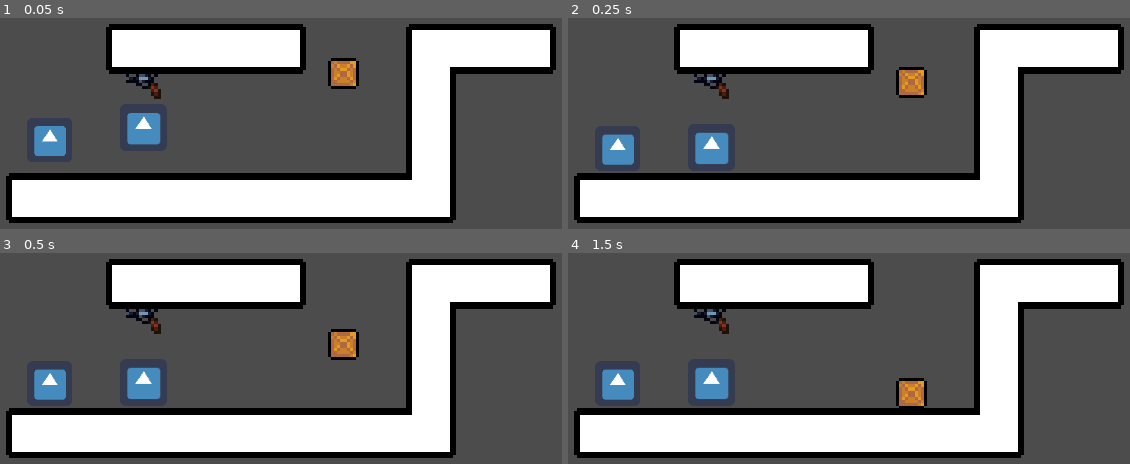
Above: before the commit, frames 1-4 (two rows, left to right).
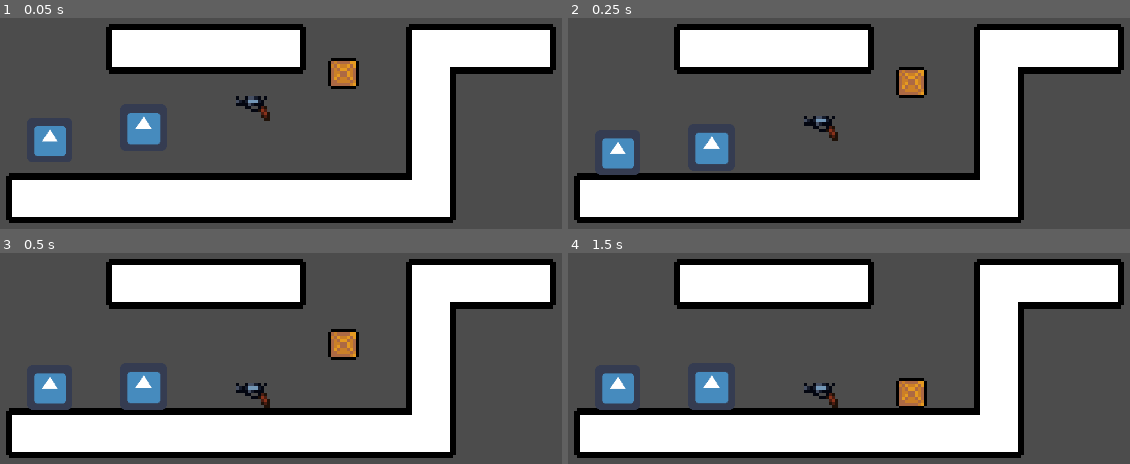
Above: after the commit, the same moments.

Repository: Cuber01/saturday-night-special
Game: Godot game, scene res://scenes/Main.tscn
Two runs of this game, one before a commit and one after it. Both use one fixed random seed, a clock stepped at 60 frames per second and the inputs below. The engine's default icon, where the game draws it, is replaced by a stand-in: a white triangle on a blue panel in a dark square.
Inputs:
- Up to frame 1 (0.05 s): no input
- Up to frame 2 (0.25 s): no input
- Up to frame 3 (0.5 s): no input
- Up to frame 4 (1.5 s): tap Enter at 1.25 s

The runs differ from the first frame. In frame 1, 0.6% of the frame differs, in the area x 22-49%, y 26-49%; in frame 2, 1.1%; in frame 3, 1.5%, in the area x 5-49%, y 26-75%; in frame 4, 1.5%.
Error before the commit: Invalid call. Nonexistent function 'colliding' in base 'Area2D'. (res://scenes/Pistol.gd:31)

Commit message:
Working on a pickup system

Diff:
--- a/project.godot
+++ b/project.godot
@@ -132,6 +132,21 @@
 "events": [ Object(InputEventJoypadMotion,"resource_local_to_scene":false,"resource_name":"","device":0,"axis":1,"axis_value":1.0,"script":null)
  ]
 }
+pickup_p1={
+"deadzone": 0.5,
+"events": [ Object(InputEventKey,"resource_local_to_scene":false,"resource_name":"","device":0,"alt":false,"shift":false,"control":false,"meta":false,"command":false,"pressed":false,"scancode":0,"physical_scancode":88,"unicode":0,"echo":false,"script":null)
+ ]
+}
+pickup_p2={
+"deadzone": 0.5,
+"events": [ Object(InputEventJoypadButton,"resource_local_to_scene":false,"resource_name":"","device":0,"button_index":3,"pressure":0.0,"pressed":false,"script":null)
+ ]
+}
+
+[layer_names]
+
+2d_physics/layer_1="Ground"
+2d_physics/layer_2="Objects&Players"
 
 [physics]
 
--- a/scenes/Main.tscn
+++ b/scenes/Main.tscn
@@ -339,4 +339,6 @@
 player_index = 2
 
 [node name="Pistol" parent="." instance=ExtResource( 4 )]
-position = Vector2( 60, 99 )
+position = Vector2( 95, 107 )
+collision_layer = 2
+collision_mask = 1
--- a/scenes/PickupableObject.gd
+++ b/scenes/PickupableObject.gd
@@ -28,7 +28,4 @@
 	pass
 
 func handle_gravity(delta) -> void:
-	if not is_on_floor.colliding():
-		velocity.y += gravity_force * delta
-	else:
-		velocity.y = 0
+	velocity.y += gravity_force * delta
--- a/scenes/PickupableObject.tscn
+++ b/scenes/PickupableObject.tscn
@@ -1,18 +1,29 @@
-[gd_scene load_steps=4 format=2]
+[gd_scene load_steps=5 format=2]
 
 [ext_resource path="res://assets/img/missing-texture.png" type="Texture" id=1]
 [ext_resource path="res://scenes/PickupableObject.gd" type="Script" id=2]
 
 [sub_resource type="RectangleShape2D" id=1]
+extents = Vector2( 5, 0 )
+
+[sub_resource type="RectangleShape2D" id=2]
 extents = Vector2( 5.5, 4 )
 
 [node name="PickupableObject" type="KinematicBody2D"]
+collision_layer = 4
+collision_mask = 0
 script = ExtResource( 2 )
 
 [node name="CollisionShape2D" type="CollisionShape2D" parent="."]
+position = Vector2( 0, 8 )
 shape = SubResource( 1 )
 
 [node name="Sprite" type="Sprite" parent="."]
 texture = ExtResource( 1 )
 
-[node name="IsOnFloor" type="Area2D" parent="."]
+[node name="PickupZone" type="Area2D" parent="."]
+collision_layer = 2
+collision_mask = 0
+
+[node name="CollisionShape2D" type="CollisionShape2D" parent="PickupZone"]
+shape = SubResource( 2 )
--- a/scenes/Pistol.tscn
+++ b/scenes/Pistol.tscn
@@ -7,5 +7,8 @@
 [node name="Pistol" instance=ExtResource( 1 )]
 script = ExtResource( 3 )
 
+[node name="CollisionShape2D" parent="." index="0"]
+position = Vector2( 0, 4 )
+
 [node name="Sprite" parent="." index="1"]
 texture = ExtResource( 2 )
--- a/scenes/Player.tscn
+++ b/scenes/Player.tscn
@@ -7,11 +7,15 @@
 extents = Vector2( 29.8667, 29.8667 )
 
 [sub_resource type="RectangleShape2D" id=2]
-extents = Vector2( 8.53333, 2.13334 )
+extents = Vector2( 10, 2.86667 )
+
+[sub_resource type="RectangleShape2D" id=3]
+extents = Vector2( 29.8667, 29.8667 )
 
 [node name="Player" type="KinematicBody2D"]
 position = Vector2( 9.53674e-07, 9.53674e-07 )
 scale = Vector2( 0.234375, 0.234375 )
+collision_mask = 2
 script = ExtResource( 2 )
 
 [node name="CollisionShape2D" type="CollisionShape2D" parent="."]
@@ -22,11 +26,15 @@
 texture = ExtResource( 1 )
 
 [node name="IsOnFloor" type="Area2D" parent="."]
-position = Vector2( -4.06901e-06, 0 )
 
 [node name="CollisionShape2D" type="CollisionShape2D" parent="IsOnFloor"]
-position = Vector2( 1.21266e-12, 34 )
+position = Vector2( -4.06901e-06, 34.1333 )
 shape = SubResource( 2 )
 
-[connection signal="body_entered" from="IsOnFloor" to="." method="_on_IsOnFloor_body_entered"]
-[connection signal="body_exited" from="IsOnFloor" to="." method="_on_IsOnFloor_body_exited"]
+[node name="PickupZone" type="Area2D" parent="."]
+collision_layer = 0
+collision_mask = 2
+
+[node name="CollisionShape2D" type="CollisionShape2D" parent="PickupZone"]
+position = Vector2( -3.05176e-06, -3.05176e-06 )
+shape = SubResource( 3 )
--- a/src/Player.gd
+++ b/src/Player.gd
@@ -16,6 +16,7 @@
 var left_action: String
 var up_action: String
 var down_action: String
+var pickup_action: String
 
 # We're preparing these for perforamance
 func _ready() -> void:
@@ -23,10 +24,12 @@
 	left_action = "left_p" + str(player_index)
 	up_action = "up_p" + str(player_index)
 	down_action = "down_p" + str(player_index)
+	pickup_action = "pickup_p" + str(player_index)
 
 func _physics_process(delta) -> void:
 	input_move()
 	input_jump()
+	input_pickup()
 	handle_gravity(delta)
 	move()
 
@@ -49,8 +52,14 @@
 func move() -> void:
 	velocity = move_and_slide(velocity)
 
-func _on_IsOnFloor_body_entered(body) -> void:
+func input_pickup() -> void:
+	if Input.is_action_just_pressed(pickup_action):
+		print(str($PickupZone.get_overlapping_bodies()))
+		for body in $PickupZone.get_overlapping_bodies():
+			body.queue_free()
+
+func _on_IsOnFloor_body_entered(_body) -> void:
 		is_in_air = false
 
-func _on_IsOnFloor_body_exited(body) -> void:
+func _on_IsOnFloor_body_exited(_body) -> void:
 		is_in_air = true
Not shown: 1 places in scenes/Player.tscn that only renumber resources
